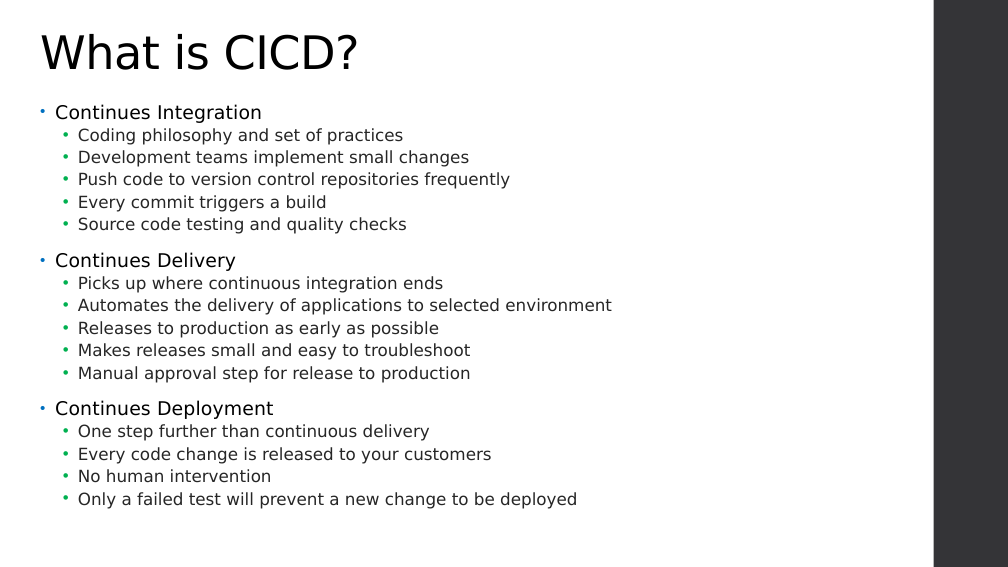
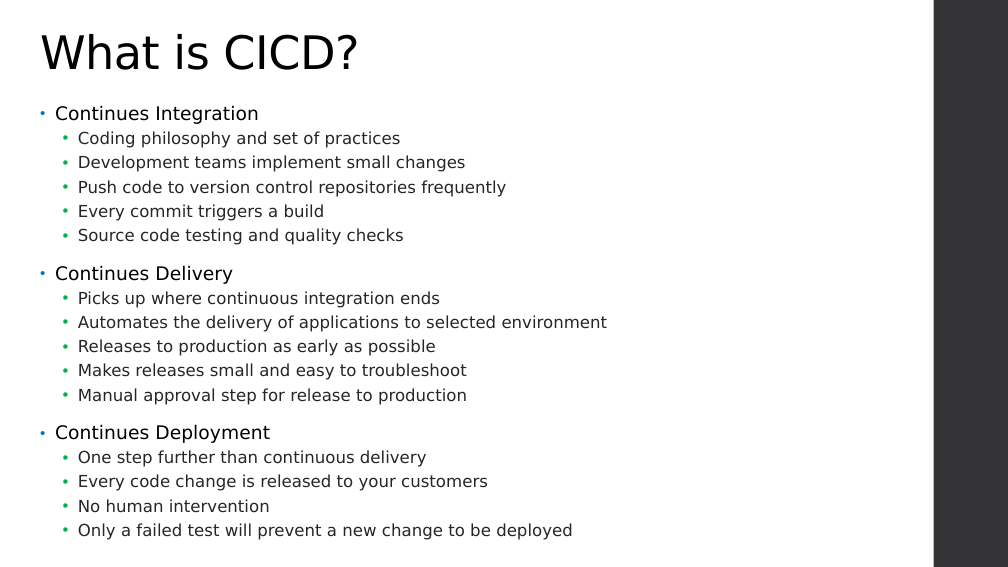
Before and after one commit to varadinov/DevSecOps, a slide deck: slide 2 of 06_cicd/Jenkins.pptx. Drawn at 1008x567 pixels with LibreOffice and Linux fonts; fonts in the diff are those of the drawing; background and template pictures are left out. Boxes give left, top, right and bottom in pixels: in the first picture for what was removed or moved away, otherwise in the second. Text is boxed around its words. In the diff, an @@ line names an element or a change of style, - is before the commit and + after.

```diff
--- a/06_cicd/Jenkins.pptx
+++ b/06_cicd/Jenkins.pptx
@@ text "Continues Integration" at box(55, 105, 608, 540): size 18 to 17.8 pt in "Continues Integration", "Continues Delivery", "Continues Deployment"; size 16 to 15.8 pt; line spacing 0.85 to 0.95; line spacing 0.8 to 0.9 @@
```
Also in this commit, not shown: 5 other slides changed, 2 slides added, 1 slide removed.
